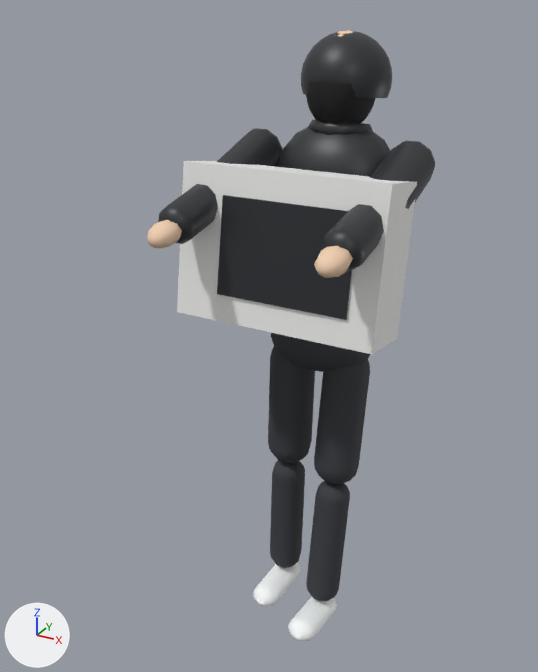
An edit to the glTF model city-hold/public/models/placeholder/char_looter_06_puffer_electronics_box.glb, drawn before and after from the same camera.
One viewpoint serves both versions: a 50 mm lens placed at (0.87, -1.913, 1.822), pointed at (-0.074, -0.198, 0.964). Every picture has the same lights, and +X, +Y and +Z are marked at lower left. The picture after the commit comes second. Both versions are drawn at frame 18 of the action 'held'; the numbers are the values there.

Before the edit, the objects in view are built like this:
```python
me_mesh_13 = bpy.data.meshes.new('Mesh_13')
me_mesh_13.from_pydata(...)  # 47 vertices, 80 faces; spans x -0.0432..0.0432, y -0.0336..0.0336, z -0.0576..0.0576
me_mesh_13.materials.append(mat_skin)  # beige #f2cfb0
ob_arml = bpy.data.objects.new('armL', None)
ob_arml.parent = ob_torso
ob_arml.location = (-0.245, 0.0, 0.54)
ob_arml.rotation_euler = (-1.096, 0.0, 0.0)  # degrees (-63, 0, 0)
ob_armr = bpy.data.objects.new('armR', None)
ob_armr.parent = ob_torso
ob_armr.location = (0.245, 0.0, 0.54)
ob_armr.rotation_euler = (-1.096, 0.0, 0.0)  # degrees (-63, 0, 0)
ob_head = bpy.data.objects.new('head', None)
ob_head.parent = ob_torso
ob_head.location = (0.0, 0.0, 0.66)
ob_head.rotation_euler = (0.08, 0.0, 0.0)  # degrees (4.6, 0, 0)
ob_legl = bpy.data.objects.new('legL', None)
ob_legl.parent = ob_hips
ob_legl.location = (-0.1, 0.0, -0.02)
ob_legl.rotation_euler = (-0.0484, 0.0, 0.0)  # degrees (-2.8, 0, 0)
ob_mesh_13_001 = bpy.data.objects.new('Mesh_13.001', me_mesh_13)
ob_mesh_13_001.parent = ob_elbowr
ob_mesh_13_001.location = (0.0, 0.0, -0.29)
ob_torso = bpy.data.objects.new('torso', None)
ob_torso.parent = ob_hips
ob_torso.location = (0.0, 0.0, 0.06)
ob_torso.rotation_euler = (-0.16, 0.0, 0.0)  # degrees (-9.2, 0, 0)
# also in view: 'Mesh_12.001' at (0.23, -0.311, 1.339); 'Mesh_15' at (0.028, -0.309, 1.25); 'Mesh_3.001' at (0.094, -0.202, 0.003); 'Mesh_11.001' at (0.23, -0.053, 1.41); 'Mesh_1.001' at (0.094, -0.035, 0.665)
```
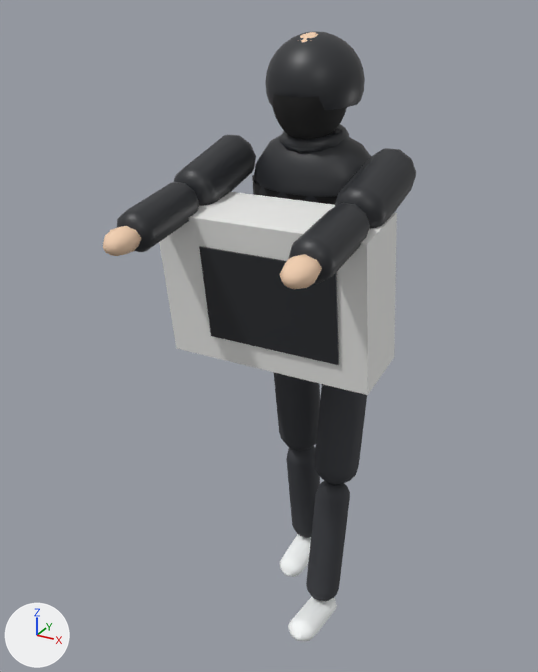
Not drawn themselves, but carrying or shaping drawn objects: ob_legl, ob_torso, ob_head, ob_arml, ob_armr.

Location of each change, [x1, y1, x2, y2] in pixels of the pictures (538 x 672 px):
'Mesh_14', turned
    before: [177, 161, 417, 354]
    after: [159, 192, 397, 395]
'Mesh_15', turned
    before: [217, 195, 352, 320]
    after: [199, 246, 339, 365]
'Mesh_9', turned
    before: [301, 31, 392, 98]
    after: [265, 32, 365, 110]
'Mesh_4', turned
    before: [277, 127, 391, 176]
    after: [253, 130, 371, 205]
'Mesh_11.001', turned
    before: [370, 141, 435, 209]
    after: [335, 148, 416, 229]
'Mesh_1', turned
    before: [268, 347, 315, 463]
    after: [274, 372, 320, 451]
'Mesh_2', turned
    before: [270, 460, 305, 568]
    after: [286, 446, 320, 538]
'Mesh_11', turned
    before: [217, 128, 283, 167]
    after: [174, 135, 256, 206]
'Mesh_12.001', turned
    before: [321, 204, 384, 272]
    after: [289, 203, 370, 284]
'Mesh_12', turned
    before: [158, 184, 218, 244]
    after: [117, 182, 199, 252]
'Mesh_10', turned
    before: [306, 81, 376, 123]
    after: [273, 94, 347, 139]
'Mesh_13.001', turned
    before: [314, 246, 353, 278]
    after: [280, 254, 322, 289]
'Mesh_3', turned
    before: [253, 562, 301, 607]
    after: [279, 534, 311, 577]
'Mesh_13', turned
    before: [147, 220, 182, 248]
    after: [103, 226, 141, 256]
'Mesh_7', turned
    before: [308, 120, 373, 135]
    after: [279, 124, 349, 154]
'Mesh_5.003', turned (mostly hidden before)
    before: [276, 165, 371, 177]
    after: [252, 175, 337, 204]
'Mesh_8', turned (mostly hidden)
    before: [337, 30, 353, 37]
    after: [300, 32, 319, 42]
'Mesh_0', unchanged, covered by the edit
    before: [271, 333, 370, 372]

What changed in the scene script:
```text
Change ob_legl:
    ob_legl.rotation_euler: (-0.0484, 0.0, 0.0) -> (0.165, 0.0, 0.0)  # degrees (-2.8, 0, 0) -> degrees (9.5, 0, 0)
Change ob_torso:
    ob_torso.rotation_euler: (-0.16, 0.0, 0.0) -> (0.15, 0.0, 0.0)  # degrees (-9.2, 0, 0) -> degrees (8.6, 0, 0)
Change ob_head:
    ob_head.rotation_euler: (0.08, 0.0, 0.0) -> (-0.075, 0.0, 0.0)  # degrees (4.6, 0, 0) -> degrees (-4.3, 0, 0)
Change ob_arml:
    ob_arml.rotation_euler: (-1.096, 0.0, 0.0) -> (-1.45, 0.0, 0.0)  # degrees (-63, 0, 0) -> degrees (-83, 0, 0)
Change ob_armr:
    ob_armr.rotation_euler: (-1.096, 0.0, 0.0) -> (-1.45, 0.0, 0.0)  # degrees (-63, 0, 0) -> degrees (-83, 0, 0)
```
